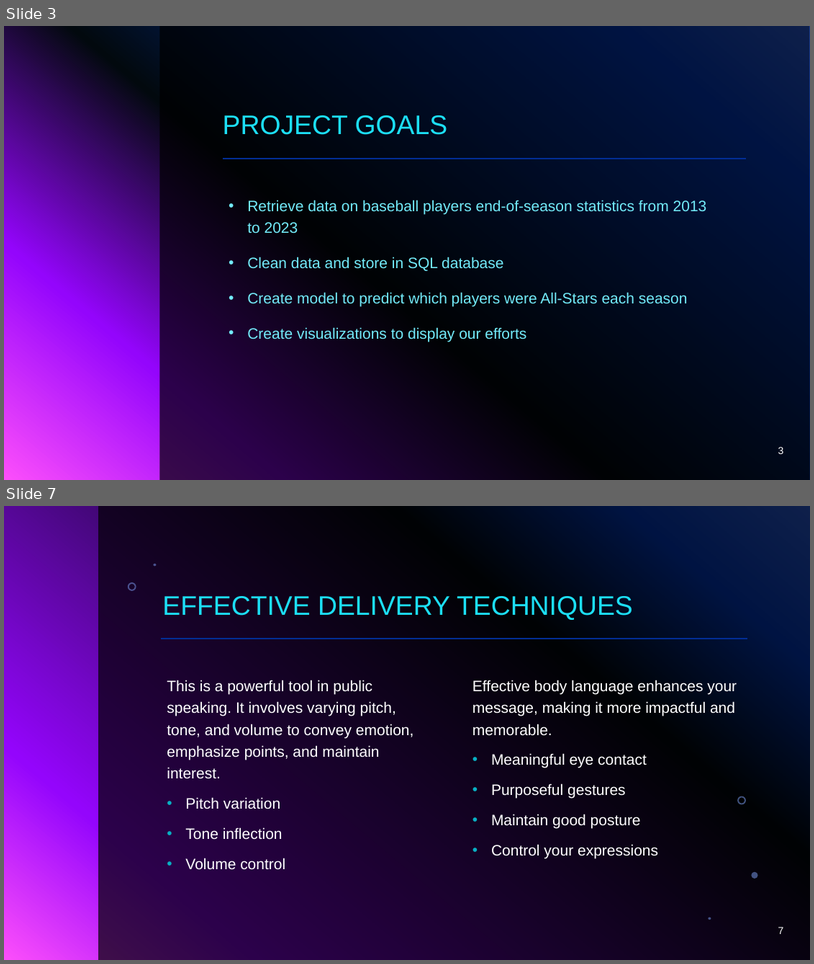
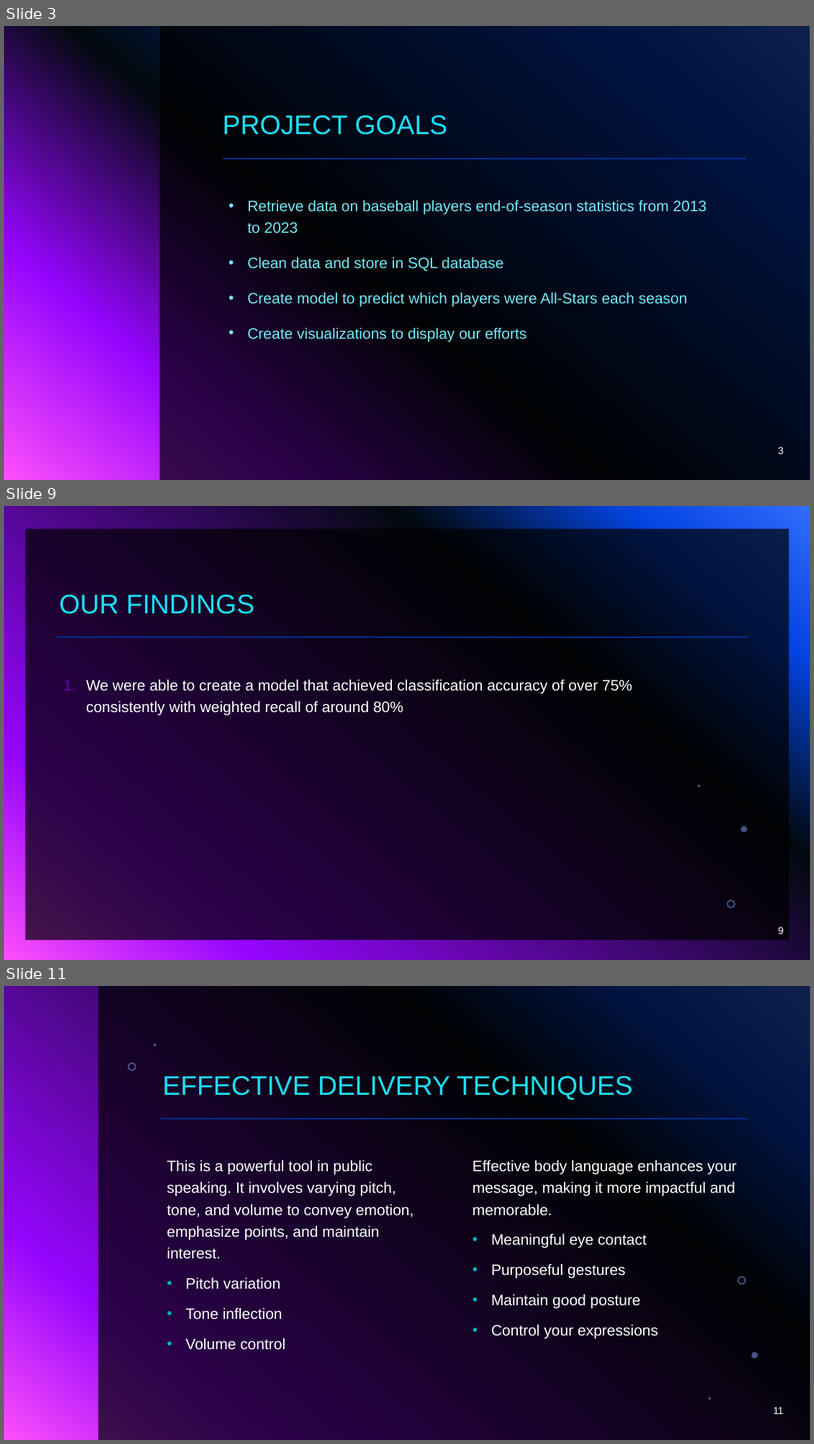
Before and after one commit to Christian-Albertini/project-4, a slide deck: Presentation.pptx. Shown one above the other, each under a label of ours: slides 3 and 7 before the commit, slides 3, 9 and 11 after it; the slides between them are not shown. The pictures are 814x964 and 814x1444 pixels, drawn with LibreOffice and Linux fonts; fonts in the diff are those of the drawing; background and template pictures are left out. Boxes give left, top, right and bottom in pixels: in the first picture for what was removed or moved away, otherwise in the second. Text is boxed around its words. In the diff, an @@ line names an element or a change of style, - is before the commit and + after.

```diff
--- a/Presentation.pptx
+++ b/Presentation.pptx
@@ slide 9 added at (x1=4, y1=506, x2=810, y2=960), background gradient #316CFC to #0343DF to #02090E to #9405FC to #FC4EFB @@
@@ rectangle added at (x1=25, y1=529, x2=790, y2=939), fill #000000 at 70% opacity @@
@@ title added at (x1=59, y1=595, x2=255, y2=614), 32 pt, text #1CDFF5 @@
+OUR FINDINGS
@@ line added from (57, 637) to (748, 637), #9405FC 2 pt @@
@@ text added at (x1=86, y1=679, x2=633, y2=716), 18 pt, text #FFFFFF @@
+1. We were able to create a model that achieved classification accuracy of over 75% consistently with weighted recall of around 80%
@@ freeform shape added at (x1=698, y1=784, x2=701, y2=787), fill #83A7FD at 49% opacity @@
@@ freeform shape added at (x1=741, y1=826, x2=748, y2=832), fill #83A7FD at 49% opacity @@
@@ freeform shape added at (x1=728, y1=899, x2=736, y2=908), fill #83A7FD at 49% opacity @@
@@ page number added at (x1=779, y1=926, x2=784, y2=934), 12 pt, text #FFFFFF @@
+9
@@ what was slide 7 is now slide 11 @@
@@ page number at (x1=774, y1=1406, x2=784, y2=1414): text changed @@
-7
+11
```
Also in this commit, not shown: 6 other slides added, 1 slide removed.
